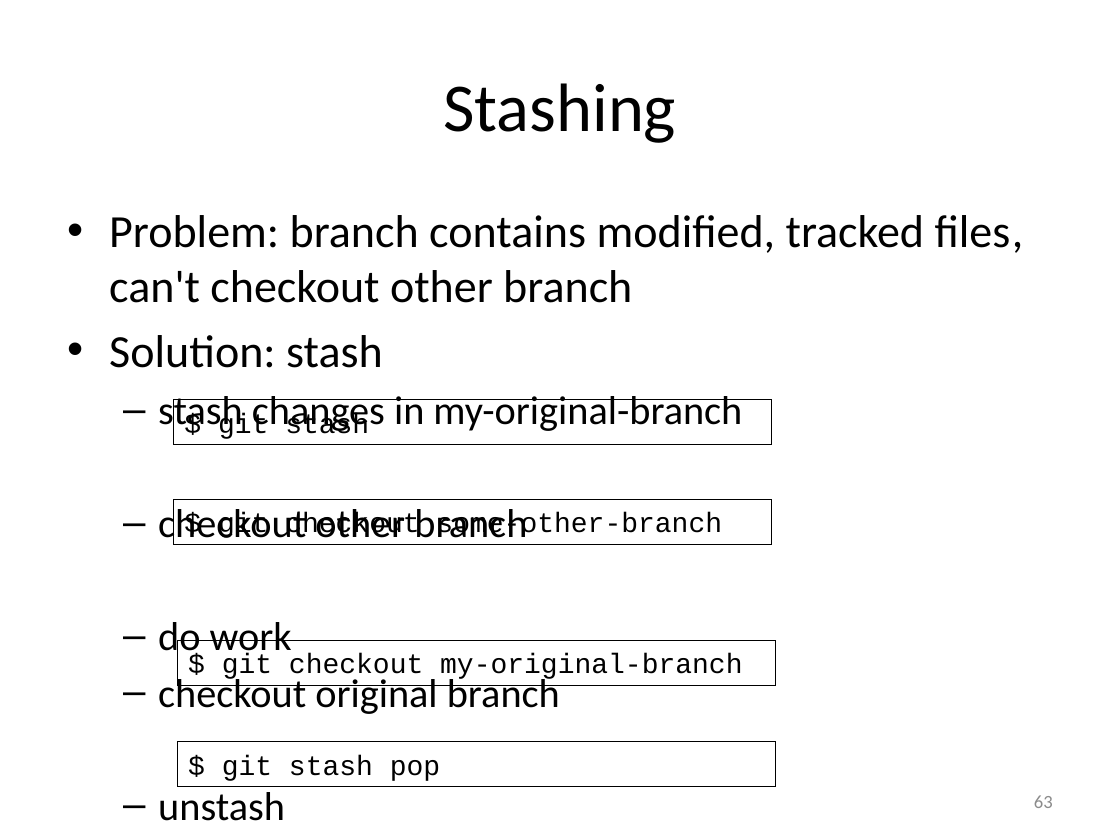
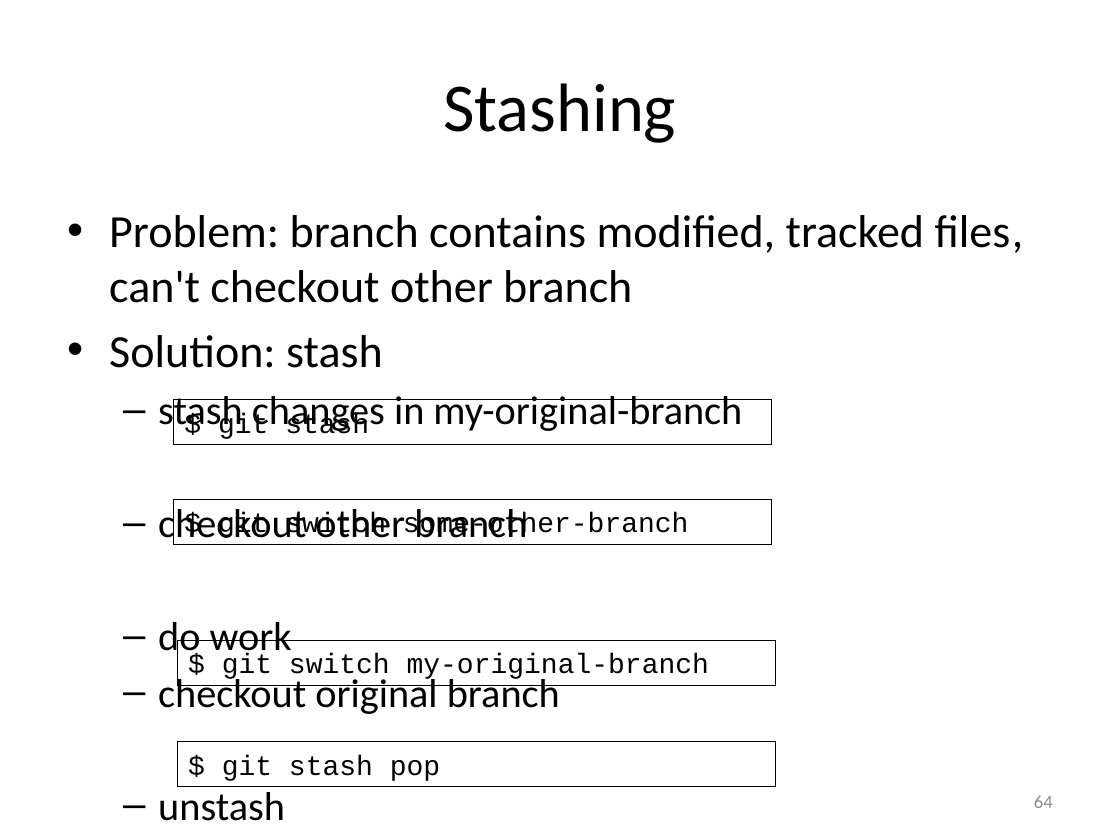
Before and after one commit to gjbex/Version-control-with-git, a slide deck: slide 64 of version_control_git.pptx (slide 63 before the commit). Drawn at 1120x840 pixels with LibreOffice and Linux fonts; fonts in the diff are those of the drawing. Boxes give left, top, right and bottom in pixels: in the first picture for what was removed or moved away, otherwise in the second. Text is boxed around its words. In the diff, an @@ line names an element or a change of style, - is before the commit and + after.

Commit message:
Update for git switch and git restore

```diff
--- a/version_control_git.pptx
+++ b/version_control_git.pptx
@@ text in rectangle at box(218, 513, 689, 541): text changed @@
-$ git checkout some-other-branch
+$ git switch some-other-branch
@@ text in rectangle at box(222, 654, 709, 682): text changed @@
-$ git checkout my-original-branch
+$ git switch my-original-branch
@@ page number at box(1034, 795, 1053, 808): text changed @@
-63
+64
```
Also in this commit, not shown: 4 other slides changed, 1 slide added.
